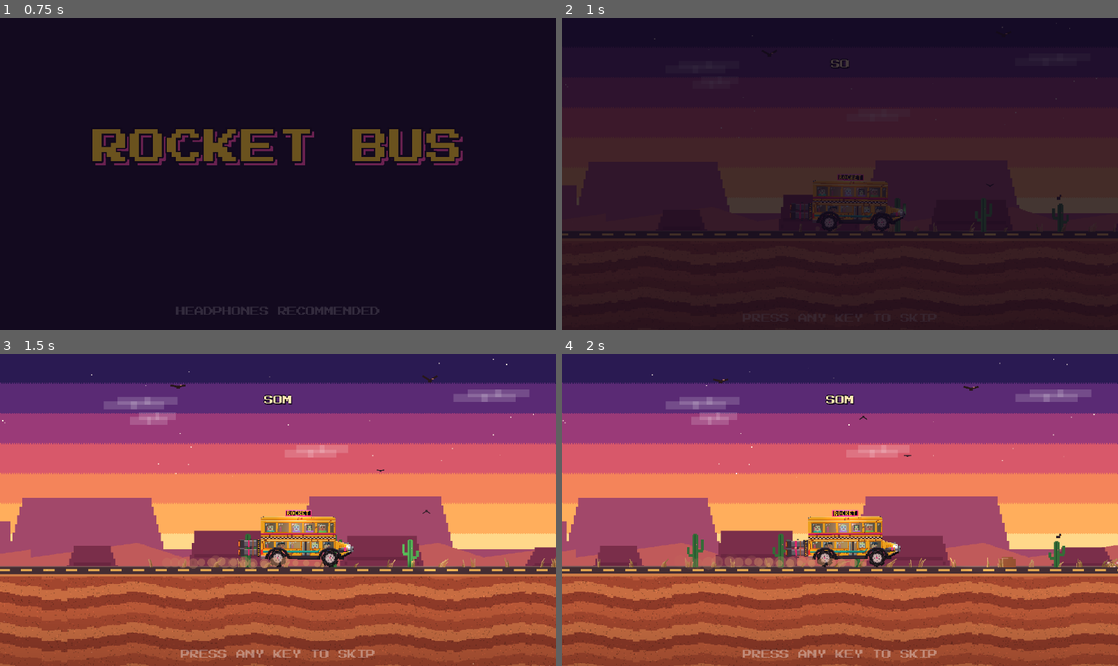
Above: before the commit, frames 1-4 (two rows, left to right).
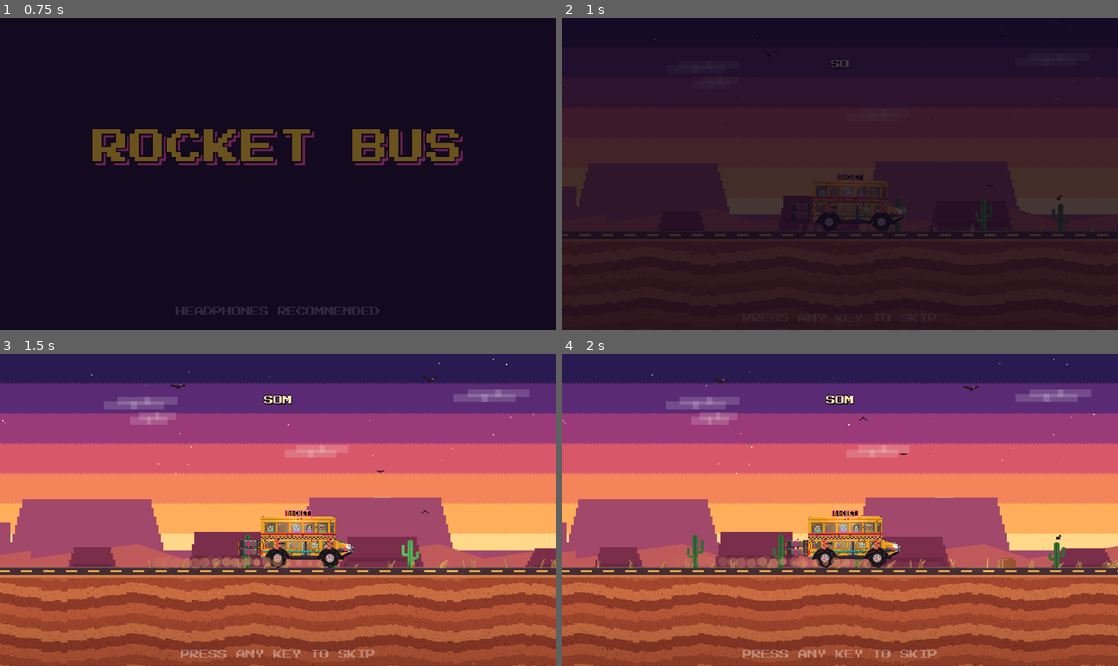
Above: after the commit, the same moments.

Repository: pwshfan1980h/rocket-bus
Game: Godot game, scene res://scenes/boot.tscn
Two runs of this game, one before a commit and one after it. Both use one fixed random seed, a clock stepped at 60 frames per second and the inputs below.
Inputs (mouse positions are in pixels of both pictures, inside the frame that each line leads up to):
- Up to frame 1 (0.75 s): tap Enter (ui_accept) at 0.5 s; move the mouse to (400, 158) at 0.52 s; hold D (move_right) from 0.53 s (still down); tap F (fire) at 0.6 s; click (400, 158) at 0.67 s
- Up to frame 2 (1 s): keep holding D (move_right); tap Enter (ui_accept) at 0.77 s
- Up to frame 3 (1.5 s): tap Enter (ui_accept) at 1.07, 1.25 s; release D (move_right) at 1.25 s; drag from (166, 525) to (250, 572) at 1.27 s
- Up to frame 4 (2 s): no input

Frame 1 is identical in both runs. In frame 2, 0.6% of the frame differs, in the area x 0-100%, y 50-71%; in frame 3, 6.0%; in frame 4, 6.3%, in the area x 0-100%, y 19-100%.

Commit message:
Downhill landings, fatter tires, visible coil springs
- Some gaps now land on a downhill slope that levels out: tip the nose down to
  match it (landings are graded against the slope); more of them in later worlds
- Fatter tires (radius 9 -> 10, more rubber, smaller hub)
- Red coilovers with shock bodies, drawn behind the tires, compress and stretch
  with the real suspension
- All 25 levels verified by the bot

Co-Authored-By: Claude Opus 5.5 <noreply@anthropic.com>

Diff:
--- a/scripts/bus/bus.gd
+++ b/scripts/bus/bus.gd
@@ -52,7 +52,7 @@
 const BODY_ORIGIN := Vector2(-40, -23)  # body px (0,0) in chassis space
 const CANVAS_ORIGIN := Vector2(-40, -30)  # top-left of the 100x53 piece canvases
 const WHEEL_X: Array[float] = [-22.0, 34.0]
-const WHEEL_RADIUS := 9.0
+const WHEEL_RADIUS := 10.0
 const GROOVE_TOP := 12.0
 const GROOVE_LENGTH := 16.0
 const WHEEL_REST_Y := 21.0
@@ -146,6 +146,7 @@
 var _prev_vel := Vector2.ZERO
 var _since_landing := 99.0
 var _skin: Node2D
+var _springs_node: Node2D
 var _cannon: Sprite2D
 var _cannon_cd := 0.0
 var _reload := 0.0  ## an empty cannon slowly reloads one slug at a time
@@ -167,6 +168,7 @@
 	_build_chassis()
 	_build_skin()
 	_build_wheels()
+	_build_springs()
 	_build_lights()
 	_prev_vel = _spawn_vel
 	audio = BusAudio.new(self)
@@ -337,6 +339,40 @@
 		_attach(spring, w)
 
 
+## Coilovers you can see working: drawn over the body but behind the tires, from
+## the hub up into the body, bunching and stretching with the real suspension.
+func _build_springs() -> void:
+	var coils := Node2D.new()
+	coils.name = "Springs"
+	coils.draw.connect(_draw_springs.bind(coils))
+	add_child(coils)
+	move_child(coils, wheels[0].get_index())  # draw order: chassis, springs, wheels
+	_springs_node = coils
+
+
+func _draw_springs(n: Node2D) -> void:
+	if is_crashed or chassis == null:
+		return
+	for i in wheels.size():
+		var top := chassis.to_global(Vector2(WHEEL_X[i], 0))
+		var bottom := wheels[i].global_position
+		var axis := bottom - top
+		var side := axis.normalized().orthogonal() * 3.0
+		# Shock absorber body (dark tube) inside the coil.
+		n.draw_line(top, top + axis * 0.55, Color("#2a2830"), 3.0)
+		n.draw_line(top + axis * 0.45, bottom, Color("#9a9aa8"), 1.5)
+		# The coil: zig-zag that bunches up as the suspension compresses.
+		var turns := 5
+		var prev := top
+		for k in range(1, turns * 2 + 1):
+			var t := float(k) / (turns * 2)
+			var p := top + axis * t + side * (1.0 if k % 2 == 0 else -1.0)
+			n.draw_line(prev, p, Color("#e0503a"), 2.0)
+			n.draw_line(prev + Vector2(0, -0.5), p + Vector2(0, -0.5), Color("#ff9a7a"), 1.0)
+			prev = p
+		n.draw_line(prev, bottom, Color("#e0503a"), 2.0)
+
+
 func _attach(joint: Joint2D, wheel: RigidBody2D) -> void:
 	chassis.add_child(joint)
 	joint.node_a = joint.get_path_to(chassis)
@@ -410,6 +446,7 @@
 	if is_crashed:
 		return
 
+	_springs_node.queue_redraw()
 	var accel := (chassis.linear_velocity - _prev_vel) / delta
 	var proper := (accel - Vector2(0, _gravity)).rotated(-chassis.rotation)
 	passengers.update_sway(proper, _gravity, delta)
--- a/scripts/game/levels.gd
+++ b/scripts/game/levels.gd
@@ -82,6 +82,7 @@
 	var blockers: bool = opts.get("blockers", true)
 	var zone: String = opts.get("zone", "")
 	var difficulty := clampf(index / 23.0, 0.0, 1.0)
+	var downhill_chance: float = 0.25 + 0.25 * difficulty  # more downhill landings in later worlds
 	var rng := RandomNumberGenerator.new()
 	rng.seed = hash(title)
 
@@ -136,7 +137,14 @@
 		var land_dy := 0.0 if dy_range <= 0 else rng.randf_range(-minf(dy_range, 30.0), dy_range)
 		height += land_dy
 		segs.append_array(_j(rng.randf_range(140, 170), rng.randf_range(45, 60), gap_len, kind, land_dy))
-		segs.append(_f(rng.randf_range(420, 560)))  # landing strip
+		if index >= 2 and rng.randf() < downhill_chance:
+			# Downhill landing: tip the nose down to match the slope, then it levels out.
+			var fall := rng.randf_range(80, 150)
+			height += fall
+			segs.append({"t": "landing", "len": rng.randf_range(320, 440), "dy": fall})
+			segs.append(_f(rng.randf_range(260, 380)))
+		else:
+			segs.append(_f(rng.randf_range(420, 560)))  # landing strip
 		if (j + 1) % CHECKPOINT_EVERY == 0 and j < jumps - 1:
 			segs.append({"t": "checkpoint"})
 			segs.append(_f(200))
--- a/scripts/lab/bus_lab.gd
+++ b/scripts/lab/bus_lab.gd
@@ -8,7 +8,7 @@
 
 const BusScene := preload("res://scenes/bus.tscn")
 const LIGHT_TEX := preload("res://assets/sprites/light_radial.png")
-const REST_Y := -30.0  # chassis y when sitting on the road
+const REST_Y := -31.0  # chassis y when sitting on the road
 const RAMP_LIP_X := 1076.0
 
 const PRESETS := {
--- a/scripts/world/terrain.gd
+++ b/scripts/world/terrain.gd
@@ -7,6 +7,7 @@
 ##   {"t": "flat", "len": 400}
 ##   {"t": "hill", "len": 300, "amp": 20, "waves": 1}   smooth bumps
 ##   {"t": "slope", "len": 300, "dy": -60}              ease up/down
+##   {"t": "landing", "len": 360, "dy": 110}            downhill landing: steepest at the start, levels out
 ##   {"t": "ramp", "len": 150, "rise": 50}              must be followed by a gap
 ##   {"t": "gap", "len": 240, "dy": 0, "kind": "chasm"} kind: chasm|water|swamp|ice|lava
 ##   {"t": "fuel"}                                      fuel can at this spot
@@ -57,6 +58,10 @@
 			"hill":
 				var y0 := _y
 				_add_curve(seg.len, func(t): return y0 - seg.amp * (1.0 - cos(TAU * seg.get("waves", 1) * t)) / 2.0)
+			"landing":
+				var y0 := _y
+				_add_curve(seg.len, func(t): return y0 + seg.dy * (1.0 - pow(1.0 - t, 2.2)))
+				_road_y = _y
 			"slope":
 				var y0 := _y
 				_add_curve(seg.len, func(t): return y0 + seg.dy * (1.0 - cos(PI * t)) / 2.0)
Binary file changed: assets/sprites/wheel.png
Not shown, changed: tools/gen_art.py
